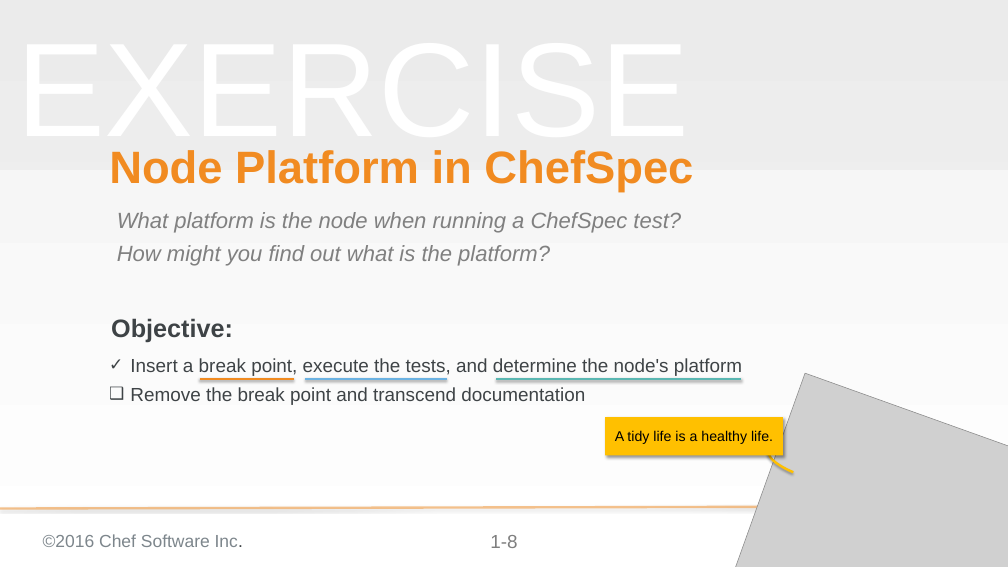
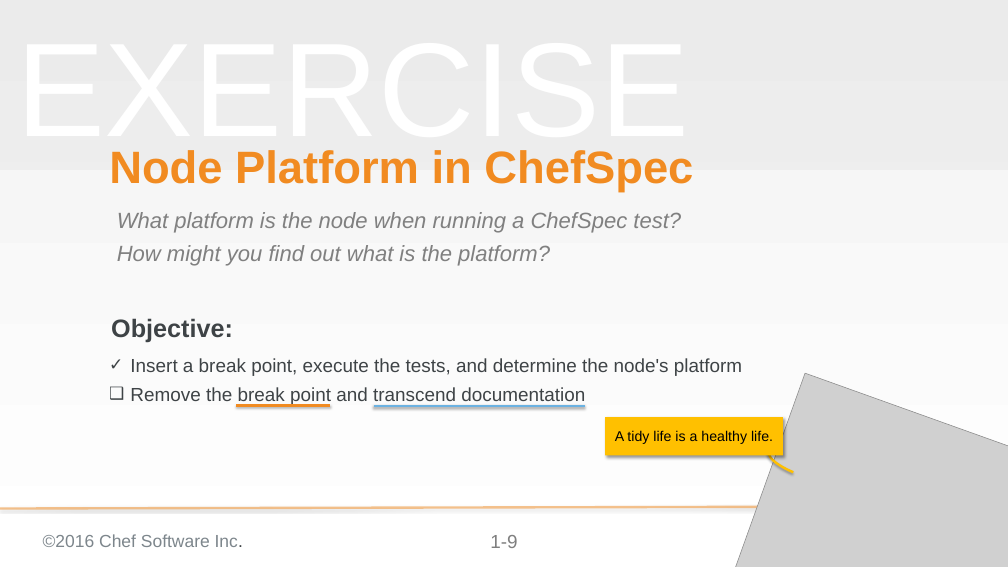
Before and after one commit to chef-training/test_driven_cookbook_development, a slide deck: slide 9 of 08-refactoring_for_multiple_platforms.pptx (slide 8 before the commit). Drawn at 1008x567 pixels with LibreOffice and Linux fonts; fonts in the diff are those of the drawing; grey boxes stand for pictures; background and template pictures are left out. Boxes give left, top, right and bottom in pixels: in the first picture for what was removed or moved away, otherwise in the second. Text is boxed around its words. In the diff, an @@ line names an element or a change of style, - is before the commit and + after.

```diff
--- a/08-refactoring_for_multiple_platforms.pptx
+++ b/08-refactoring_for_multiple_platforms.pptx
@@ line removed from (496, 379) to (742, 379) @@
@@ line moved from (200, 379) - (294, 379) to (236, 405) - (331, 405) @@
@@ line moved from (305, 379) - (447, 379) to (374, 406) - (585, 406) @@
@@ page number at [490,535,517,548]: text changed @@
-1-8
+1-9
```
Also in this commit, not shown: 7 other slides changed.
